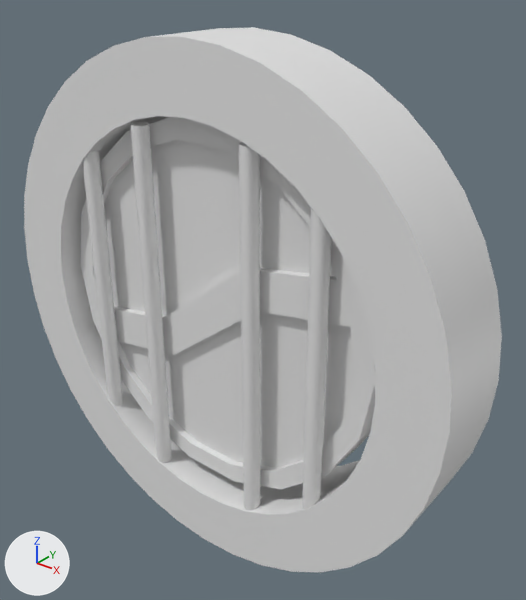
Before and after pictures for a commit that changed the FBX model 3ds Max Exports/Door.FBX.
Rendered twice from a 50 mm camera at (2.22, -2.54, 2.63) aimed at (0.14, 0.07, 1.02). Lighting does not change. The marker at lower left points along +X, +Y and +Z. Where no turn or scale is listed for an object, it has been applied to the vertices. Vertices at the same position are counted once.
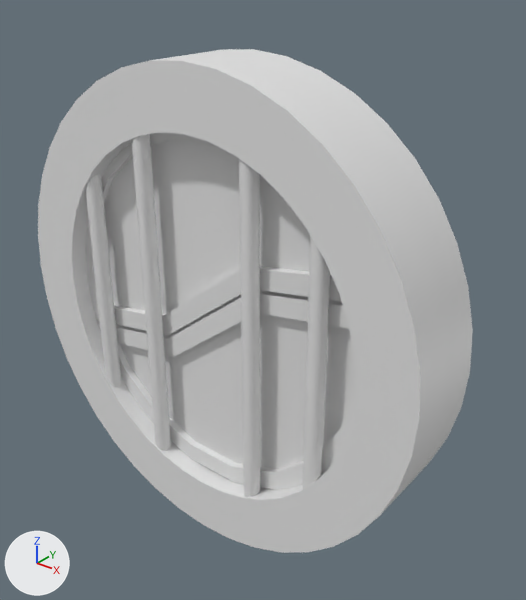
Edits to the bpy script that builds the scene:
```text
Change me_mesh_001:
    used by ob_cylinder002; location = (0.001, -0.074, 0.997)
    remove me_mesh_001.from_pydata(...)  # 208 vertices, 412 faces; spans x -0.96..0.96, y -0.14..0.0, z -0.95..0.95
    add me_mesh_001.from_pydata(...)  # 224 vertices, 412 faces; spans x -0.96..0.96, y -0.14..0.0, z -0.96..0.96
    me_mesh_001 part 1: 38 vertices moved within x -0.96..0.96, y -0.14..0.0, z -0.32..0.85; 170 vertices removed from x -0.9..0.9, y -0.14..0.0, z -0.95..0.95; 186 vertices added at x -0.91..0.91, y -0.14..0.0, z -0.96..0.96
Change ob_cylinder007:
    ob_cylinder007.scale: (0.0254, 0.0254, 0.0254) -> (0.023, 0.0235, 0.0254)
```

Pixel boxes (x1, y1, x2, y2) of what changed, in the pictures (526 x 600 px):
'Cylinder007', rescaled (9% narrower, 8% shorter)
    before: (24, 27, 502, 572)
    after: (38, 49, 473, 553)
'Cylinder002', reshaped
    before: (81, 117, 375, 489)
    after: (85, 132, 355, 490)
